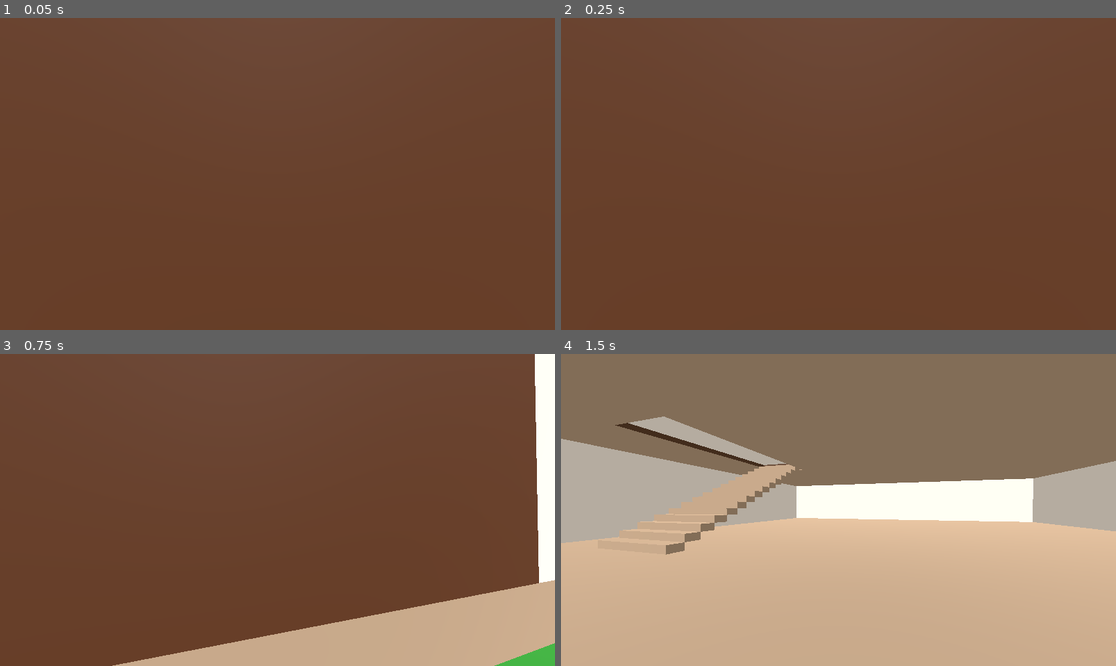
Above: before the commit, frames 1-4 (two rows, left to right).
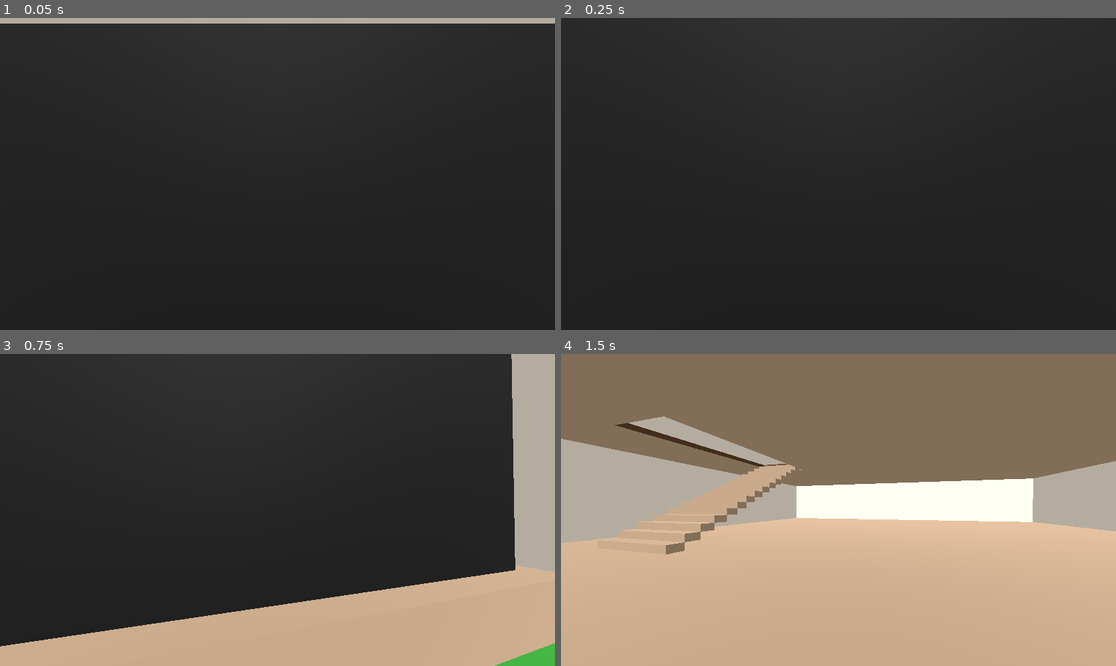
Above: after the commit, the same moments.

Repository: jurietto/game-stuff
Game: Godot game, scene res://main_level.tscn
The game is run twice, just before and just after one commit, with the same random seed, the same clock (stepped at 60 frames per second) and the same inputs.
Inputs (mouse positions are in pixels of both pictures, inside the frame that each line leads up to):
- Up to frame 1 (0.05 s): no input
- Up to frame 2 (0.25 s): no input
- Up to frame 3 (0.75 s): tap Enter at 0.5 s; move the mouse to (305, 510) at 0.52 s; hold W (move_forward) from 0.53 s (still down); hold Ctrl (crouch) from 0.53 s (still down)
- Up to frame 4 (1.5 s): keep holding W (move_forward); tap Space (jump) at 0.77 s; move the mouse to (810, 510) at 1.27 s; release Ctrl (crouch) at 1.28 s; tap Ctrl (crouch) at 1.35 s

The runs differ from the first frame. In frame 1, 100% of the frame differs, in the area x 0-100%, y 0-100%; in frame 2, 100%; in frame 3, 89%; in frame 4, nothing differs.

Commit message:
Clean up roof and doorway geometry

Diff:
--- a/main_level.tscn
+++ b/main_level.tscn
@@ -26,24 +26,24 @@
 
 [sub_resource type="BoxMesh" id="BoxMesh_3"]
 material = SubResource("Mat_wall")
-size = Vector3(10.9, 4, 0.4)
+size = Vector3(10.55, 4, 0.4)
 
 [sub_resource type="BoxShape3D" id="BoxShape3D_3"]
-size = Vector3(10.9, 4, 0.4)
+size = Vector3(10.55, 4, 0.4)
 
 [sub_resource type="BoxMesh" id="BoxMesh_4"]
 material = SubResource("Mat_wall")
-size = Vector3(10.9, 4, 0.4)
+size = Vector3(10.55, 4, 0.4)
 
 [sub_resource type="BoxShape3D" id="BoxShape3D_4"]
-size = Vector3(10.9, 4, 0.4)
+size = Vector3(10.55, 4, 0.4)
 
 [sub_resource type="BoxMesh" id="BoxMesh_5"]
 material = SubResource("Mat_wall")
-size = Vector3(3.2, 1, 0.4)
+size = Vector3(3.9, 1, 0.4)
 
 [sub_resource type="BoxShape3D" id="BoxShape3D_5"]
-size = Vector3(3.2, 1, 0.4)
+size = Vector3(3.9, 1, 0.4)
 
 [sub_resource type="BoxMesh" id="BoxMesh_6"]
 material = SubResource("Mat_wall")
@@ -67,12 +67,12 @@
 size = Vector3(0.4, 4, 24.2)
 
 [sub_resource type="StandardMaterial3D" id="Mat_door"]
-albedo_color = Color(0.3, 0.16, 0.07, 1)
+albedo_color = Color(0, 0, 0, 1)
 roughness = 0.82
 
 [sub_resource type="BoxMesh" id="BoxMesh_9"]
 material = SubResource("Mat_door")
-size = Vector3(3.2, 3, 0.4)
+size = Vector3(3.6, 3, 0.08)
 
 [sub_resource type="BoxMesh" id="BoxMesh_10"]
 material = SubResource("Mat_floor")
@@ -448,6 +448,24 @@
 [sub_resource type="BoxShape3D" id="BoxShape3D_69"]
 size = Vector3(0.4, 2.3, 24.2)
 
+[sub_resource type="StandardMaterial3D" id="Mat_roof"]
+albedo_color = Color(0.08, 0.075, 0.07, 1)
+roughness = 0.9
+
+[sub_resource type="BoxMesh" id="BoxMesh_70"]
+material = SubResource("Mat_roof")
+size = Vector3(13.4, 0.35, 27)
+
+[sub_resource type="BoxShape3D" id="BoxShape3D_70"]
+size = Vector3(13.4, 0.35, 27)
+
+[sub_resource type="BoxMesh" id="BoxMesh_71"]
+material = SubResource("Mat_roof")
+size = Vector3(0.5, 0.35, 27.2)
+
+[sub_resource type="BoxShape3D" id="BoxShape3D_71"]
+size = Vector3(0.5, 0.35, 27.2)
+
 [sub_resource type="StandardMaterial3D" id="Mat_grass"]
 albedo_color = Color(0.18, 0.55, 0.18, 1)
 roughness = 0.82
@@ -486,7 +504,7 @@
 shape = SubResource("BoxShape3D_2")
 
 [node name="FrontWall_Lower_Left_DoorAligned" type="MeshInstance3D" parent="House" unique_id=1651872514]
-transform = Transform3D(1, 0, 0, 0, 1, 0, 0, 0, 1, -7.05, 2.3, 12.3)
+transform = Transform3D(1, 0, 0, 0, 1, 0, 0, 0, 1, -7.225, 2.3, 12.3)
 mesh = SubResource("BoxMesh_3")
 
 [node name="FrontWall_Lower_Left_DoorAligned_StaticBody" type="StaticBody3D" parent="House/FrontWall_Lower_Left_DoorAligned" unique_id=2044801755]
@@ -495,7 +513,7 @@
 shape = SubResource("BoxShape3D_3")
 
 [node name="FrontWall_Lower_Right_DoorAligned" type="MeshInstance3D" parent="House" unique_id=1566193926]
-transform = Transform3D(1, 0, 0, 0, 1, 0, 0, 0, 1, 7.05, 2.3, 12.3)
+transform = Transform3D(1, 0, 0, 0, 1, 0, 0, 0, 1, 7.225, 2.3, 12.3)
 mesh = SubResource("BoxMesh_4")
 
 [node name="FrontWall_Lower_Right_DoorAligned_StaticBody" type="StaticBody3D" parent="House/FrontWall_Lower_Right_DoorAligned" unique_id=1397799425]
@@ -1023,6 +1041,33 @@
 [node name="CollisionShape3D" type="CollisionShape3D" parent="House/Attic_Right_KneeWall/Attic_Right_KneeWall_StaticBody" unique_id=499274855]
 shape = SubResource("BoxShape3D_69")
 
+[node name="ThirdFloor_Roof_LeftSlope_CleanGable" type="MeshInstance3D" parent="House"]
+transform = Transform3D(0.98574, 0.16827, 0, -0.16827, 0.98574, 0, 0, 0, 1, -6.45, 12.05, 0)
+mesh = SubResource("BoxMesh_70")
+
+[node name="ThirdFloor_Roof_LeftSlope_CleanGable_StaticBody" type="StaticBody3D" parent="House/ThirdFloor_Roof_LeftSlope_CleanGable"]
+
+[node name="CollisionShape3D" type="CollisionShape3D" parent="House/ThirdFloor_Roof_LeftSlope_CleanGable/ThirdFloor_Roof_LeftSlope_CleanGable_StaticBody"]
+shape = SubResource("BoxShape3D_70")
+
+[node name="ThirdFloor_Roof_RightSlope_CleanGable" type="MeshInstance3D" parent="House"]
+transform = Transform3D(0.98574, -0.16827, 0, 0.16827, 0.98574, 0, 0, 0, 1, 6.45, 12.05, 0)
+mesh = SubResource("BoxMesh_70")
+
+[node name="ThirdFloor_Roof_RightSlope_CleanGable_StaticBody" type="StaticBody3D" parent="House/ThirdFloor_Roof_RightSlope_CleanGable"]
+
+[node name="CollisionShape3D" type="CollisionShape3D" parent="House/ThirdFloor_Roof_RightSlope_CleanGable/ThirdFloor_Roof_RightSlope_CleanGable_StaticBody"]
+shape = SubResource("BoxShape3D_70")
+
+[node name="ThirdFloor_Roof_RidgeCap_CleanGable" type="MeshInstance3D" parent="House"]
+transform = Transform3D(1, 0, 0, 0, 1, 0, 0, 0, 1, 0, 13.18, 0)
+mesh = SubResource("BoxMesh_71")
+
+[node name="ThirdFloor_Roof_RidgeCap_CleanGable_StaticBody" type="StaticBody3D" parent="House/ThirdFloor_Roof_RidgeCap_CleanGable"]
+
+[node name="CollisionShape3D" type="CollisionShape3D" parent="House/ThirdFloor_Roof_RidgeCap_CleanGable/ThirdFloor_Roof_RidgeCap_CleanGable_StaticBody"]
+shape = SubResource("BoxShape3D_71")
+
 [node name="GrassPlane_100x100" type="MeshInstance3D" parent="." unique_id=1300898881]
 transform = Transform3D(1, 0, 0, 0, 1, 0, 0, 0, 1, 0, -0.04, 0)
 mesh = SubResource("BoxMesh_1")
